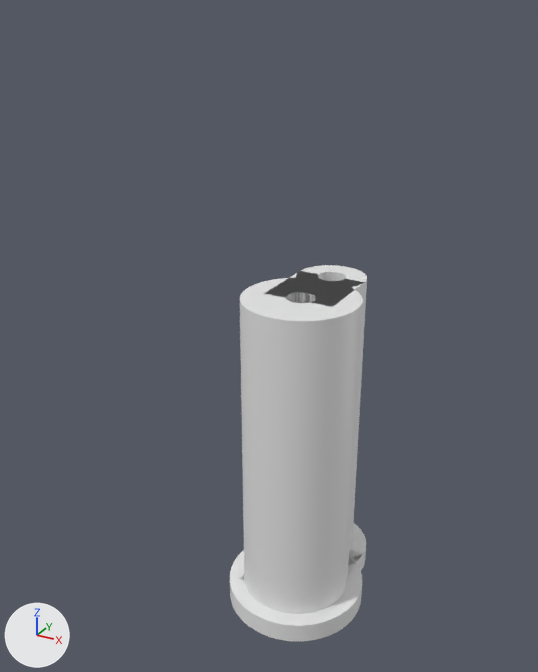
One commit to the Blender file attachment-mount/attachement-mount.blend: the scene before it, then after it.
Camera for both pictures: a 50 mm camera at (6.69, -13.6, 13.37) aimed at (-0.53, -0.47, 6.81). Every picture has the same lights, and +X, +Y and +Z are marked at lower left.

Script lines for the objects in view, before the commit:
```python
me_cube_005 = bpy.data.meshes.new('Cube.005')
me_cube_005.from_pydata(...)  # 360 vertices, 358 faces; spans x -1.2..1.2, y -3.94..0.0, z 0.0..5.01
me_cylinder = bpy.data.meshes.new('Cylinder')
me_cylinder.from_pydata(...)  # a 128-sided cylinder along z spanning x -1.33..1.33, y -1.33..1.33, z 0.0..7.64
me_cylinder_008 = bpy.data.meshes.new('Cylinder.008')
me_cylinder_008.from_pydata(...)  # a 128-sided cylinder along z spanning x -1.7..1.7, y -1.7..1.7, z -0.5..0.0
ob_1_inch = bpy.data.objects.new('1 Inch', me_cylinder)
ob_1_inch.location = (0.0, 0.0, 0.0)
_m = ob_1_inch.modifiers.new('Boolean.001', 'BOOLEAN')
_m.object = ob_m5_ruthex
ob_cap_1_inch_cylinder = bpy.data.objects.new('Cap 1 Inch Cylinder', me_cylinder_008)
ob_cap_1_inch_cylinder.location = (0.0, 0.0, 0.0)
ob_cap_top_straight_extension = bpy.data.objects.new('Cap Top Straight Extension', me_cube_005)
ob_cap_top_straight_extension.location = (0.0, 2.7, 8.0)
ob_cap_top_straight_extension.scale = (1.25, 1.63, 1.0)
_m = ob_cap_top_straight_extension.modifiers.new('Boolean', 'BOOLEAN')
_m.object = ob_m5_screw_hole
ob_cap_top_straight_extension.hide_set(True)  # its collection is switched off
# also in view: '5/8 Inch' at (0.0, 1.6, 3.82); 'Straight Extension' at (0.0, 0.72, 3.82)
```
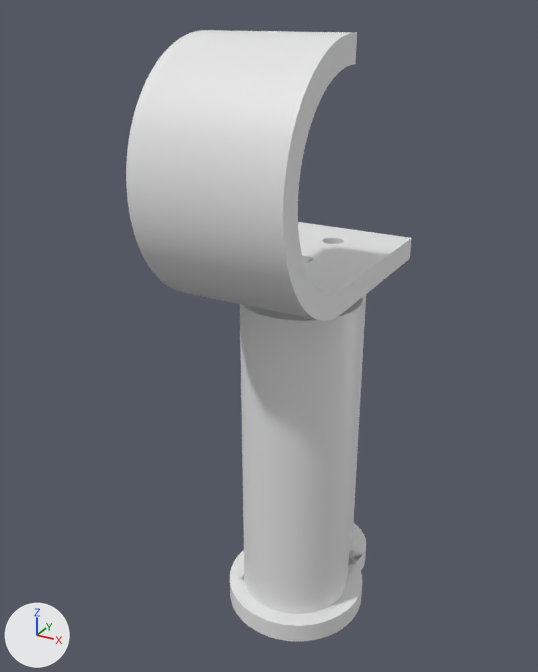
Edits to the scene script, one JSON object a line:
```json
{"block": "me_cylinder", "where": "me_cylinder.from_pydata(...)  # 256 vertices, 130 faces; spans x -1.33..1.33, y -1.33..1.33, z 0.0..7.64"}
{"block": "me_cylinder", "where": "# used by ob_1_inch; location = (0.0, 0.0, 0.0)"}
{"block": "me_cylinder", "change": "me_cylinder part 1: the whole mesh is moved by (0.0, 0.0, 0.01)"}
{"op": "remove", "block": "ob_cap_top_straight_extension", "code": "ob_cap_top_straight_extension.hide_set(True)  # its collection is switched off"}
```

Boxes (x1, y1, x2, y2) around the edits, measured in the pictures (538 x 672 px):
```json
{"object": "Cap Top Straight Extension", "change": "shown", "after": [126, 30, 412, 321]}
{"object": "1 Inch", "change": "mesh moved", "before": [240, 278, 363, 614], "after": [240, 298, 363, 614]}
{"object": "5/8 Inch", "change": "unchanged, covered by the edit", "before": [296, 265, 367, 549], "after": [350, 295, 366, 549]}
```
